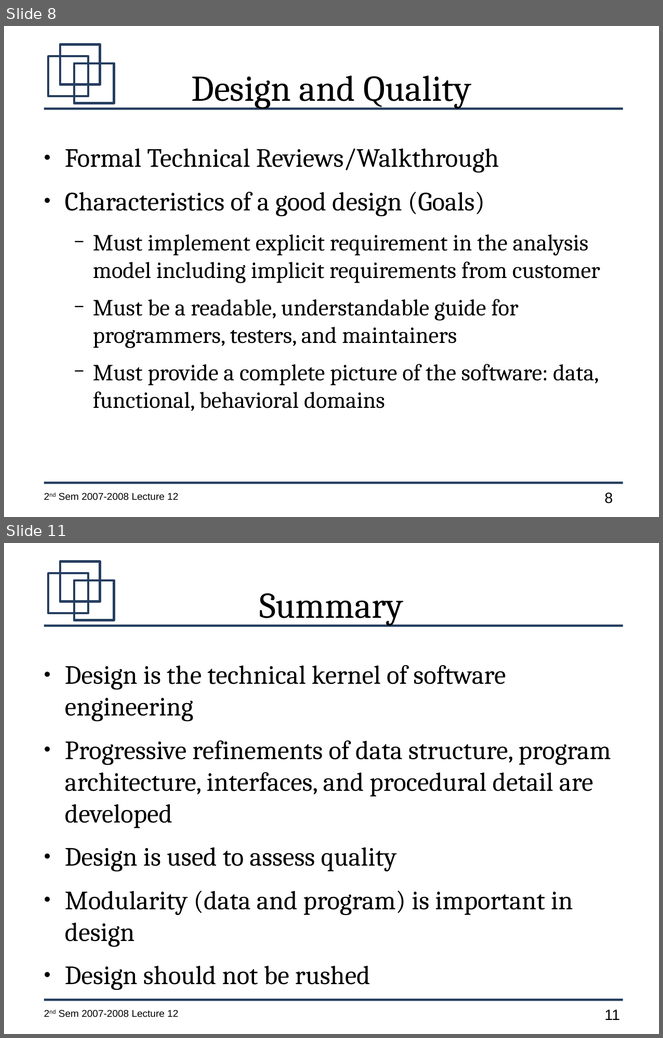
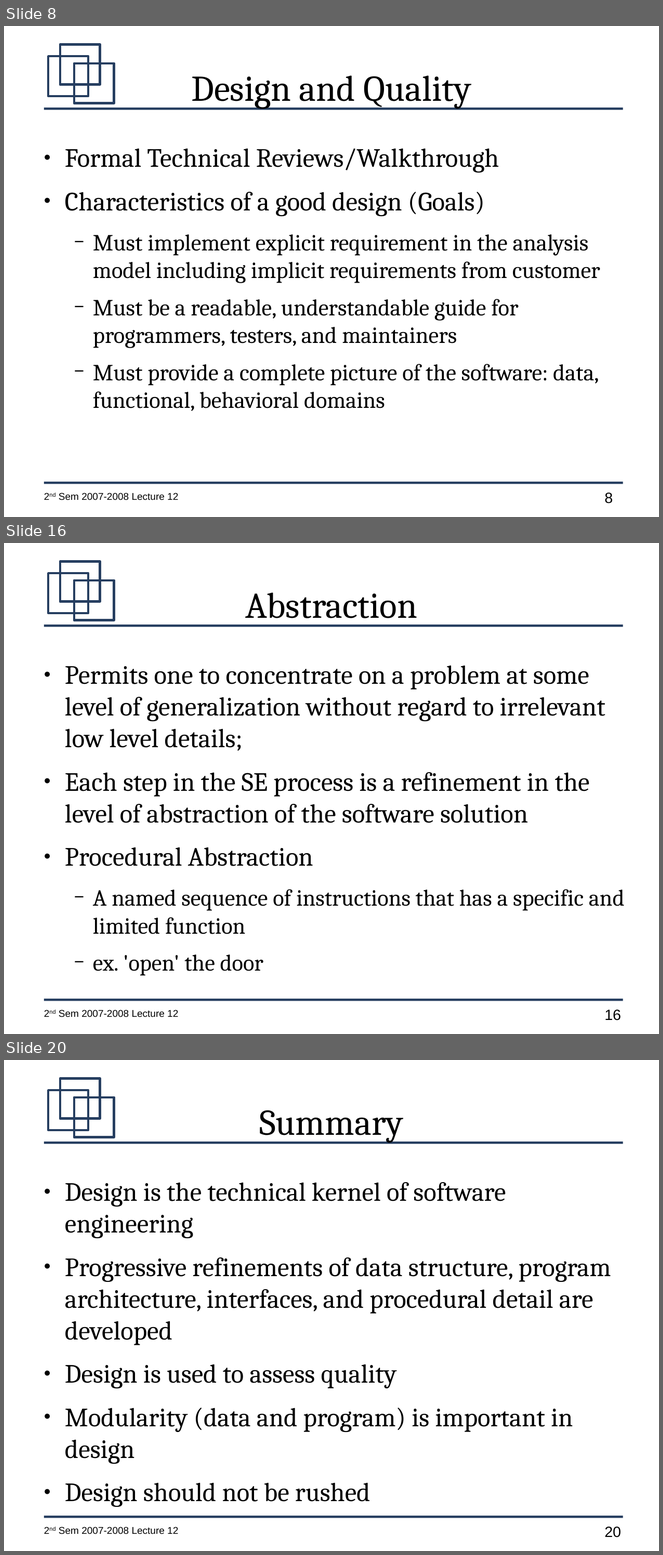
Before and after one commit to jachermocilla/jach-homepage, a slide deck: CMSC128-2nd-Sem-2007-L13.odp. Shown one above the other, each under a label of ours: slides 8 and 11 before the commit, slides 8, 16 and 20 after it; the slides between them are not shown. The pictures are 663x1038 and 663x1555 pixels, drawn with LibreOffice and Linux fonts; fonts in the diff are those of the drawing. Boxes give left, top, right and bottom in pixels: in the first picture for what was removed or moved away, otherwise in the second. Text is boxed around its words. In the diff, an @@ line names an element or a change of style, - is before the commit and + after.

```diff
--- a/CMSC128-2nd-Sem-2007-L13.odp
+++ b/CMSC128-2nd-Sem-2007-L13.odp
@@ slide 16 added at (4, 543, 659, 1034), background #FFFFFF; not listed: 7 template elements that a slide beside it also shows @@
@@ title added at (245, 592, 417, 626), 44 pt, text #000000 @@
+Abstraction
@@ text added at (65, 665, 625, 976), 32 pt, text #000000 @@
+● Permits one to concentrate on a problem at some level of generalization without regard to irrelevant low level details;
+● Each step in the SE process is a refinement in the level of abstraction of the software solution
+● Procedural Abstraction
+  − A named sequence of instructions that has a specific and limited function
+  − ex. 'open' the door
@@ what was slide 11 is now slide 20 @@
@@ page number at (605, 1527, 621, 1538): text changed @@
-11
+20
```
Also in this commit, not shown: 2 slides changed, 8 other slides added.
